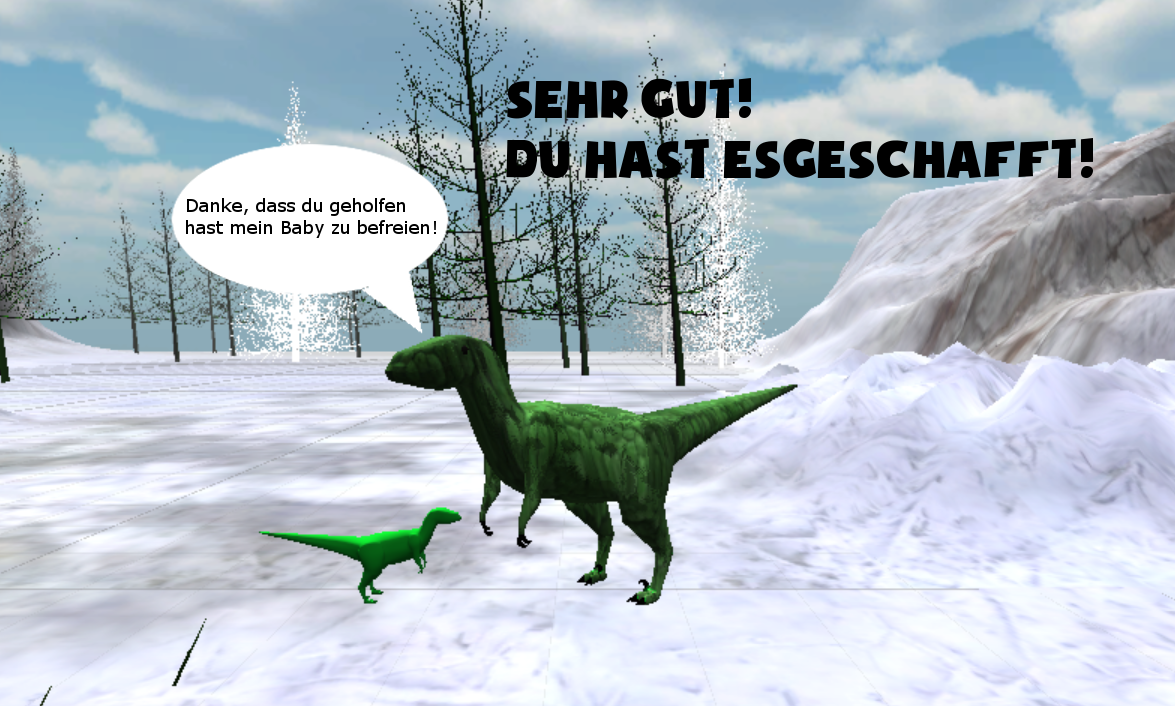
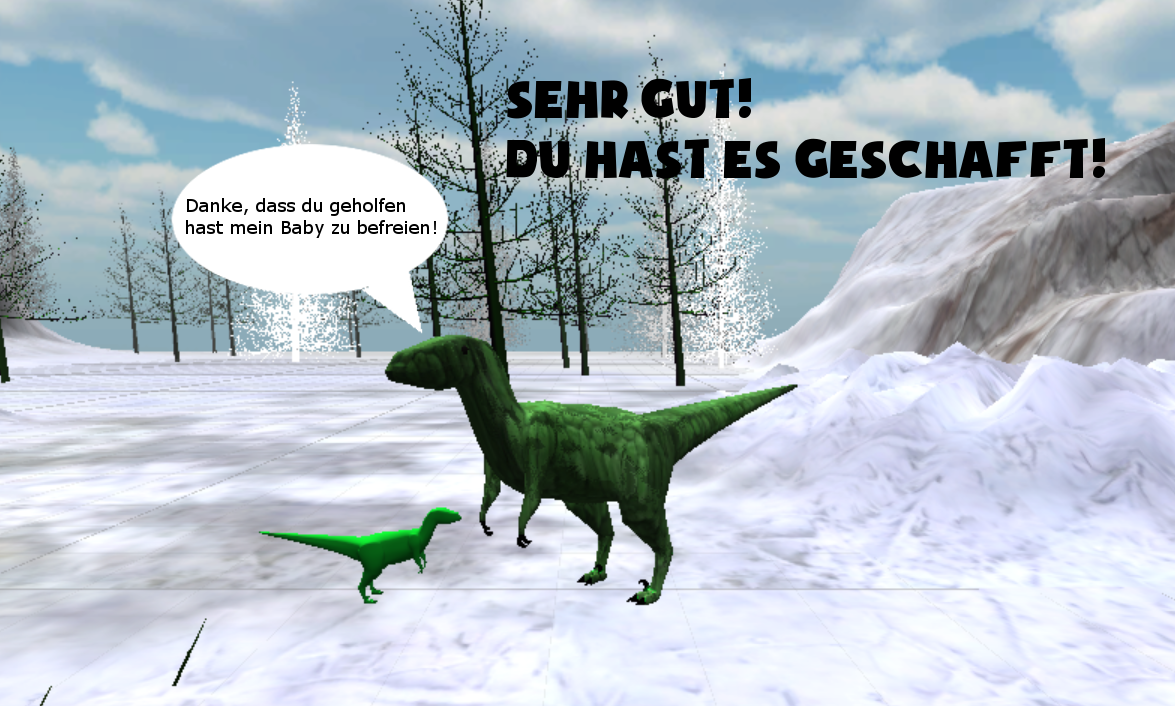
Layer changes from the first 1175x706 image to the second:
painted on "..." over [783, 138, 1105, 179]
